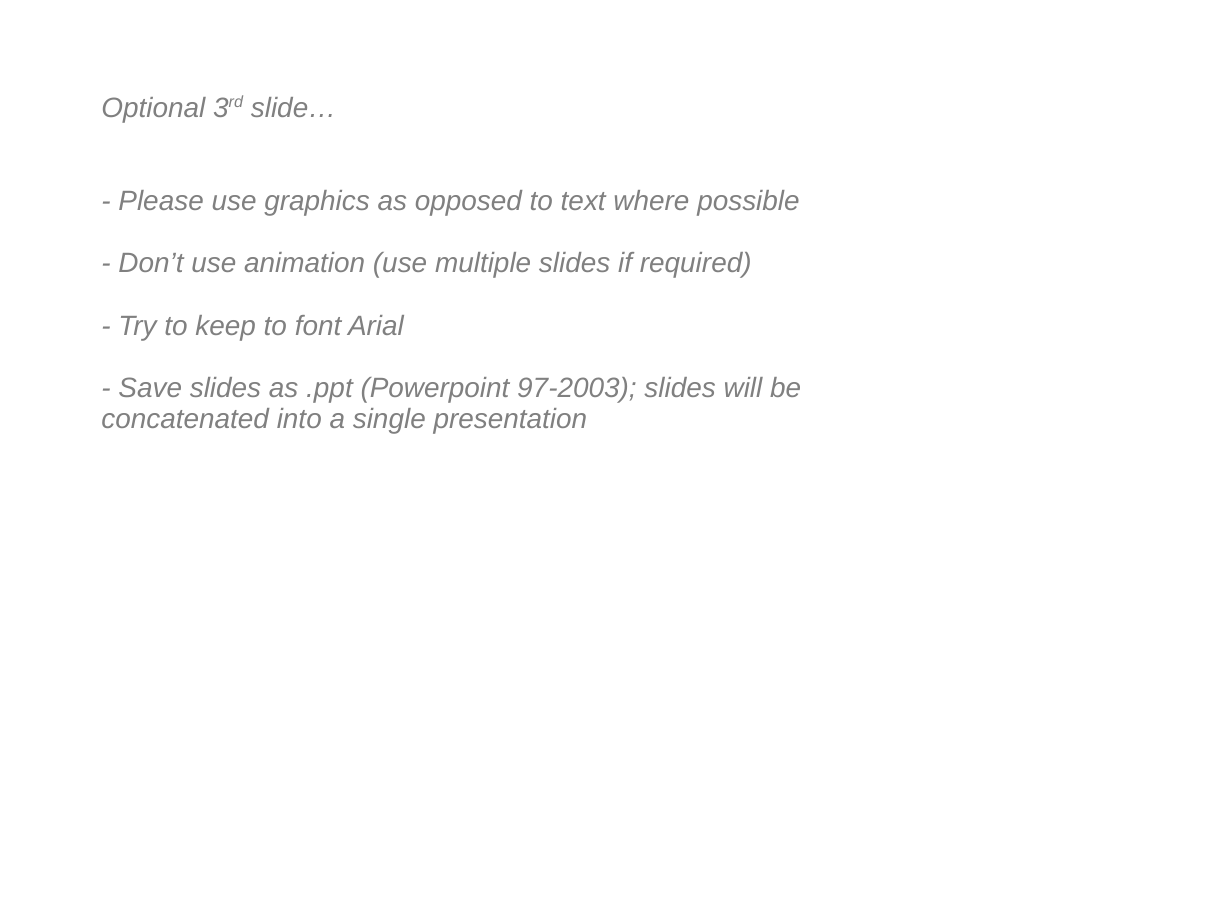
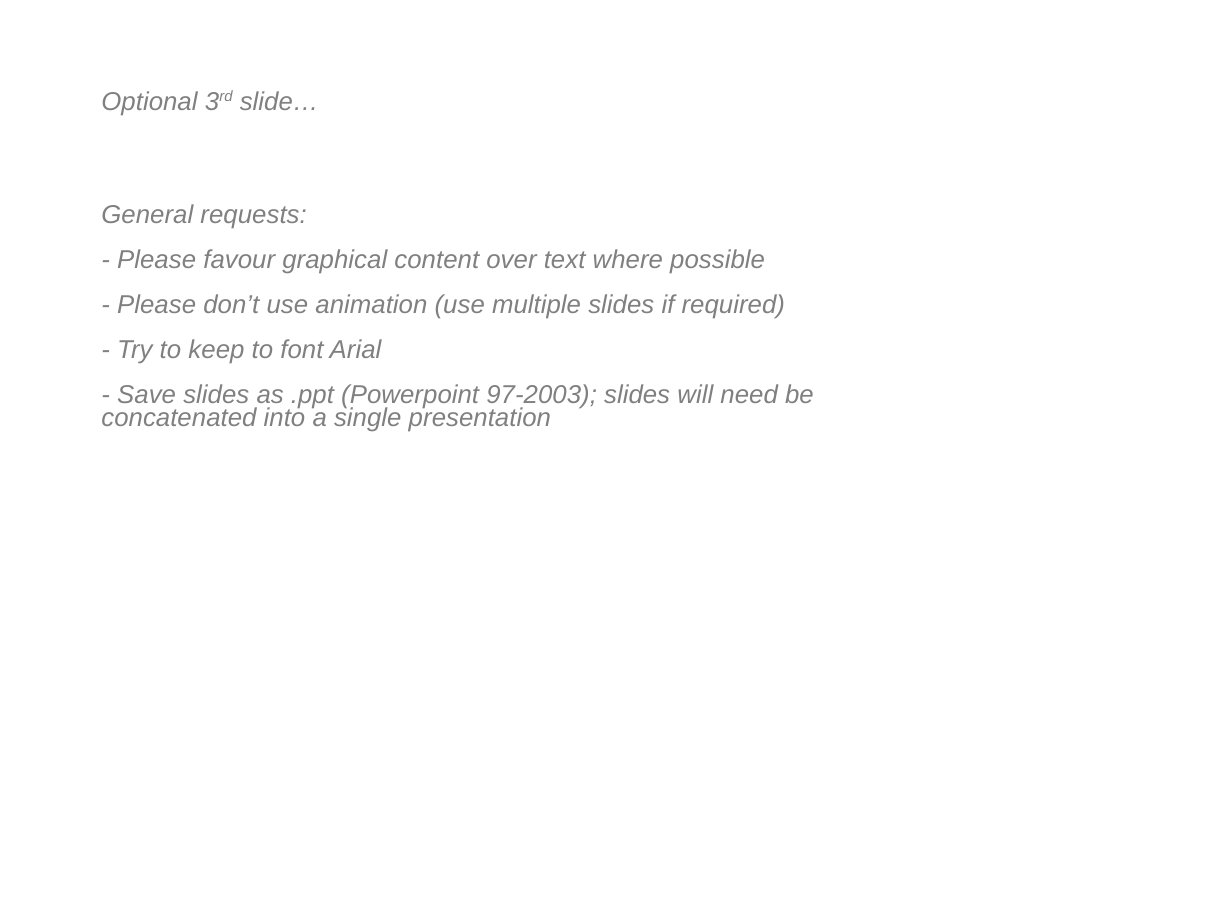
Before and after one commit to NeuralEnsemble/NeuroinformaticsTutorial, a slide deck: slide 4 of Part 1 - Resources for computational modellers/Template.ppt. Drawn at 1232x924 pixels with LibreOffice and Linux fonts; fonts in the diff are those of the drawing. Boxes give left, top, right and bottom in pixels: in the first picture for what was removed or moved away, otherwise in the second. Text is boxed around its words. In the diff, an @@ line names an element or a change of style, - is before the commit and + after.

```diff
--- a/Part 1 - Resources for computational modellers/Template.ppt
+++ b/Part 1 - Resources for computational modellers/Template.ppt
@@ text at <box>101,91,382,364</box>: size 18 to 16.6 pt in "Optional 3rd slide…", "- Try to keep to font Arial"; line spacing 0.93 to 0.73 @@
@@ text at <box>101,204,785,319</box>: text changed; size 18 to 16.6 pt @@
-- Please use graphics as opposed to text where possible
-- Don’t use animation (use multiple slides if required)
+General requests:
+- Please favour graphical content over text where possible
+- Please don’t use animation (use multiple slides if required)
@@ text at <box>101,384,814,432</box>: text changed; size 18 to 16.6 pt @@
-- Save slides as .ppt (Powerpoint 97-2003); slides will be concatenated into a single presentation
+- Save slides as .ppt (Powerpoint 97-2003); slides will need be concatenated into a single presentation
```
Also in this commit, not shown: 1 other slide changed, 1 other file.
